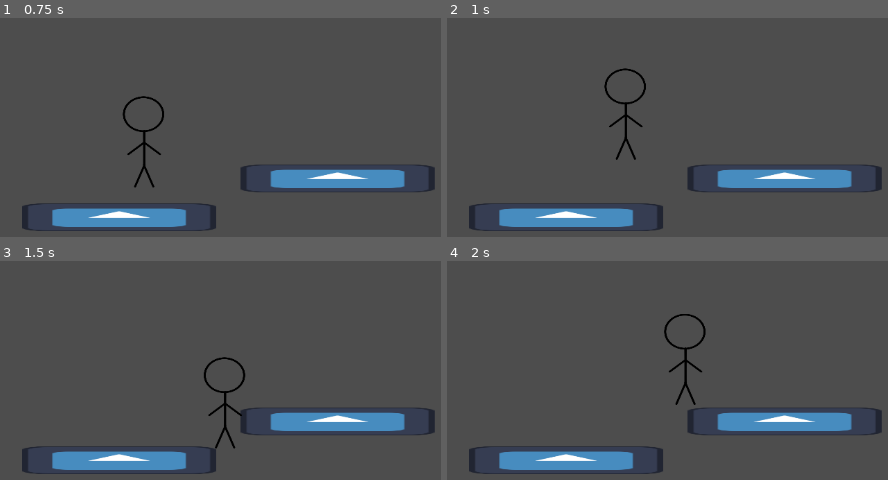
Above: before the commit, frames 1-4 (two rows, left to right).
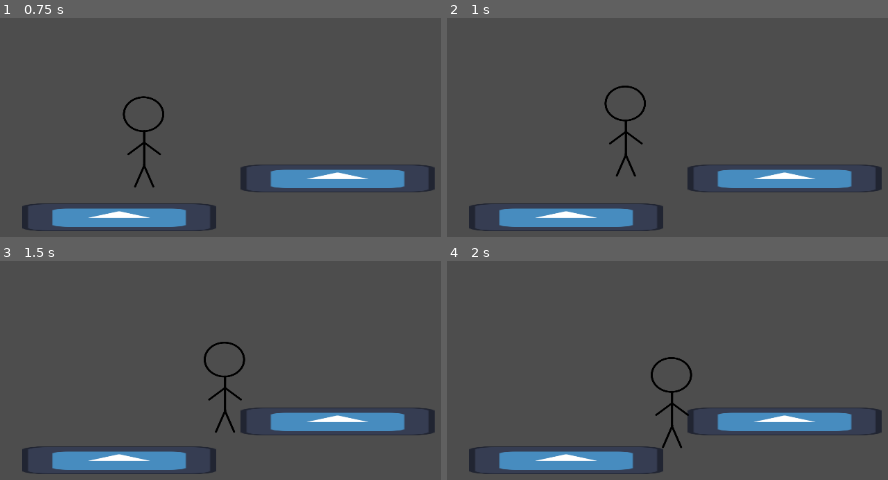
Above: after the commit, the same moments.

Repository: Zofia-Szybalska/ThFaith
Game: Godot game, scene res://scenes/test_scene.tscn
The game is run twice, just before and just after one commit, with the same random seed, the same clock (stepped at 60 frames per second) and the same inputs. The engine's default icon, where the game draws it, is replaced by a stand-in: a white triangle on a blue panel in a dark square.
Inputs:
- Up to frame 1 (0.75 s): hold D (right) from 0.53 s (still down); tap Space (jump) at 0.6 s
- Up to frame 2 (1 s): keep holding D (right); tap Space (jump) at 0.77 s
- Up to frame 3 (1.5 s): keep holding D (right); tap Space (jump) at 1.07, 1.35 s
- Up to frame 4 (2 s): keep holding D (right); tap Space (jump) at 1.52, 1.82 s

Frame 1 is identical in both runs. In frame 2, 1.0% of the frame differs, in the area x 35-46%, y 22-73%; in frame 3, 0.9%; in frame 4, 1.1%, in the area x 46-59%, y 24-86%.

Commit message:
Add coyote jump

Diff:
--- a/scripts/Fall.gd
+++ b/scripts/Fall.gd
@@ -1,16 +1,31 @@
 extends State
 
+@export var double_jump_unlocked: bool = false
+@export var coyote_time: float = .15
+var coyote_elapsed: float = 0
+var coyote: bool = false
+
+func enter(msg := {}) -> void:
+	coyote_elapsed = 0
+	coyote = false
+	if msg.has("coyote"):
+		coyote = true
+	pass
 
 func physics_update(delta: float) -> void:
+	coyote_elapsed += delta
 	if owner.is_on_floor():
 		if is_equal_approx(owner.velocity.x, 0.0):
 			state_machine.transition_to("Idle")
 		else:
 			state_machine.transition_to("Run")
 		return
-	if Input.is_action_just_pressed("jump") and owner.can_double_jump:
-		owner.can_double_jump = false
-		state_machine.transition_to("Jump", {second_jump = true})
+	if Input.is_action_just_pressed("jump"):
+		if coyote and coyote_elapsed < coyote_time:
+			state_machine.transition_to("Jump")
+		elif owner.can_double_jump and double_jump_unlocked:
+			owner.can_double_jump = false
+			state_machine.transition_to("Jump", {second_jump = true})
 		return
 	owner.velocity.x = owner.speed * owner.direction
 	owner.velocity.y += owner.gravity * delta
--- a/scripts/Idle.gd
+++ b/scripts/Idle.gd
@@ -4,10 +4,9 @@
 	owner.velocity = Vector2.ZERO
 	owner.can_double_jump = true
 
-
 func update(_delta: float) -> void:
 	if not owner.is_on_floor():
-		state_machine.transition_to("Fall")
+		state_machine.transition_to("Fall", {coyote = true})
 		return
 
 	if Input.is_action_just_pressed("jump"):
--- a/scripts/Run.gd
+++ b/scripts/Run.gd
@@ -6,7 +6,7 @@
 
 func physics_update(delta: float) -> void:
 	if not owner.is_on_floor():
-		state_machine.transition_to("Fall")
+		state_machine.transition_to("Fall", {coyote = true})
 		return
 
 	# We move the run-specific input code to the state.
